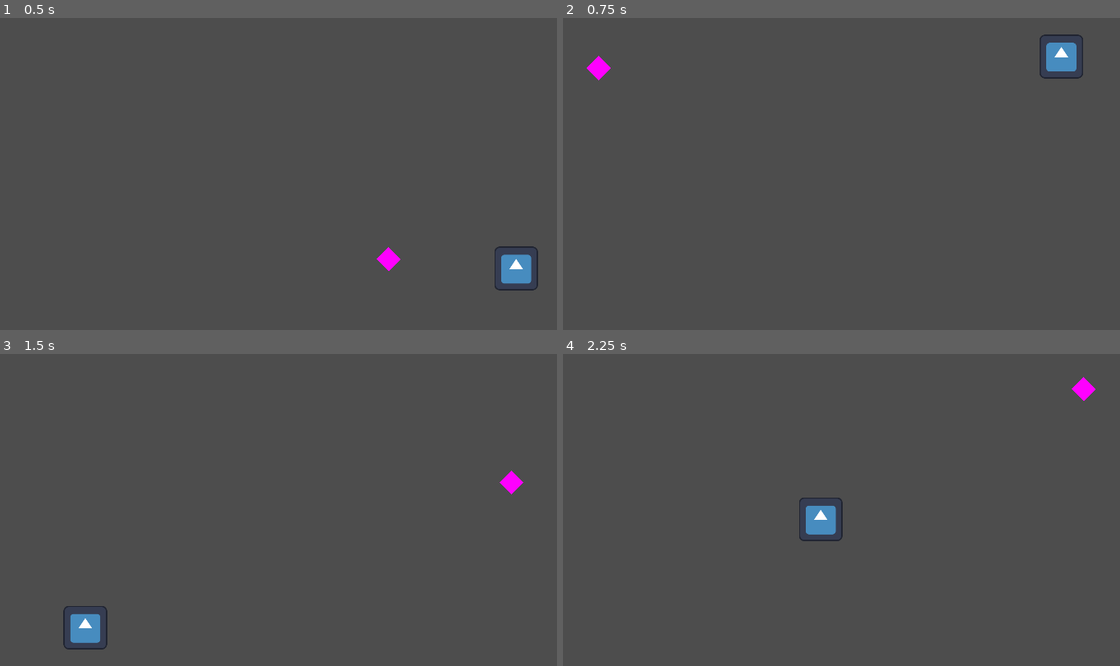
Above: before the commit, frames 1-4 (two rows, left to right).
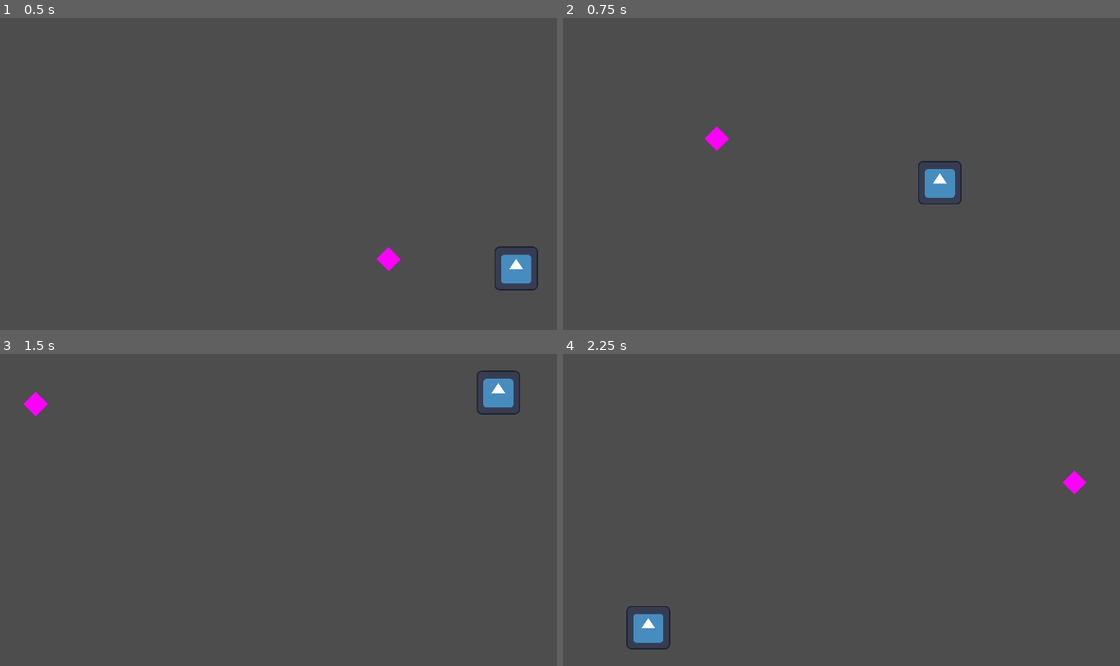
Above: after the commit, the same moments.

Repository: stokatyan/godot-ai
Game: Godot game, scene res://PickupCoinGame/PickupCoinGameEnv.tscn
The game is run twice, just before and just after one commit, with the same random seed, the same clock (stepped at 60 frames per second) and the same inputs. The engine's default icon, where the game draws it, is replaced by a stand-in: a white triangle on a blue panel in a dark square.
Inputs:
- Up to frame 1 (0.5 s): no input
- Up to frame 2 (0.75 s): tap Enter at 0.5 s; hold D from 0.53 s (still down); hold Enter from 0.53 s (still down)
- Up to frame 3 (1.5 s): tap Space at 1.25 s; release D at 1.28 s; release Enter at 1.28 s; hold S from 1.28 s (still down); tap N at 1.35 s
- Up to frame 4 (2.25 s): tap Enter at 2 s; release S at 2.03 s; hold D from 2.03 s (still down); tap 1 at 2.1 s

Frame 1 is identical in both runs. In frame 2, 1.6% of the frame differs, in the area x 4-94%, y 5-60%; in frame 3, 1.6%; in frame 4, 1.6%.
Error in both runs: Cannot call method 'poll' on a null value. (res://AI/AIServerTCP.gd:40)

Commit message:
refactor does not crash; need to test learning

Diff:
--- a/godot-ai-client/AI/AIRunner.gd
+++ b/godot-ai-client/AI/AIRunner.gd
@@ -11,6 +11,9 @@
 var _is_testing = false
 
 var _simulations: Array[BaseSimulation] = []
+
+func _ready():
+	add_child(_ai_tcp)
 
 # Called when the node enters the scene tree for the first time.
 func setup_simulations():
@@ -65,7 +68,6 @@
 
 	var state_dim = env_delegate.get_state_dim()
 	var action_dim = env_delegate.get_action_dim()
-	#batchsize: int, hidden_size: int, num_actor_layers: int, num_critic_layers: int
 	var batch_size = env_delegate.get_batch_size()
 	var num_actor_layers = env_delegate.get_num_actor_layers()
 	var num_critic_layers = env_delegate.get_num_critic_layers()
--- a/godot-ai-client/PickupCoinGame/PCGSimulation.gd
+++ b/godot-ai-client/PickupCoinGame/PCGSimulation.gd
@@ -31,4 +31,4 @@
 	return [hero_position.x/x_r, hero_position.y/y_r, coin_position.x/x_r, coin_position.y/y_r]
 
 func get_score() -> float:
-	return 1.0 - hero_position.distance_to(coin_position)
+	return 1.0 - (hero_position.distance_to(coin_position) / 1000.0)
